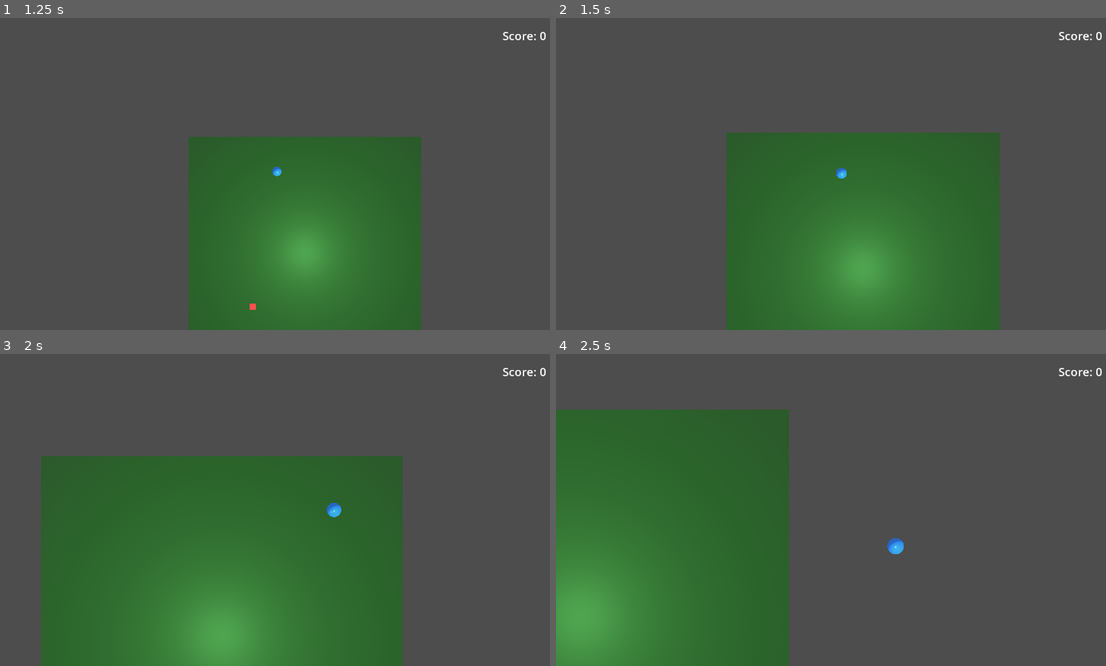
Above: before the commit, frames 1-4 (two rows, left to right).
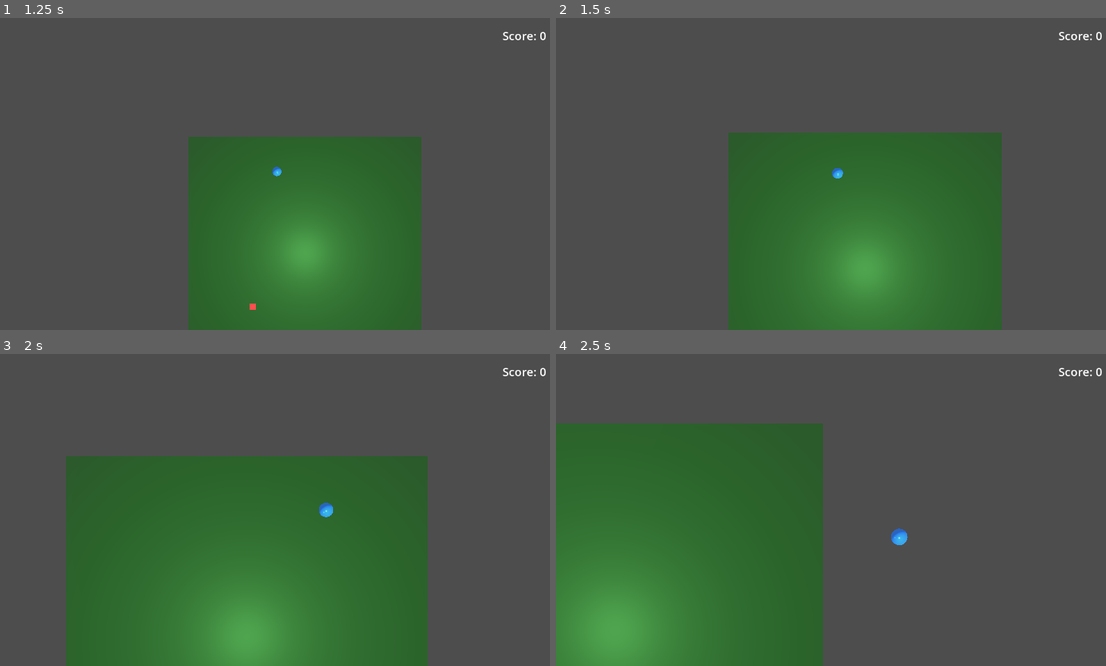
Above: after the commit, the same moments.

Repository: bluehexagons/snakeproject
Game: Godot game, scene res://scenes/main_menu.tscn
Same seed, same stepped clock (60 frames per second), same inputs: the game is played once before the commit and once after it.
Inputs:
- Up to frame 1 (1.25 s): click "New Game" at 0.5 s
- Up to frame 2 (1.5 s): hold D (move_right) from 1.28 s (still down)
- Up to frame 3 (2 s): keep holding D (move_right)
- Up to frame 4 (2.5 s): release D (move_right) at 2.03 s; hold S (move_down) from 2.03 s (still down)

Frame 1 is identical in both runs. In frame 2, 0.5% of the frame differs, in the area x 30-82%, y 36-100%; in frame 3, 6.3%; in frame 4, 7.0%, in the area x 0-64%, y 17-100%.

Commit message:
(w/AI) more momentum stuff

Diff:
--- a/scripts/player.gd
+++ b/scripts/player.gd
@@ -8,10 +8,12 @@
 const SEGMENT_SCENE = preload("res://scenes/segment.tscn")
 const LUNGE_FORCE = 0.2
 const SEGMENT_PUSHBACK = 0.1
+const VELOCITY_SMOOTHING = 0.15
 
 var facing_direction: Vector3 = Vector3.FORWARD
 var segments: Array[CharacterBody3D] = []
-var stored_momentum: Vector3 = Vector3.ZERO
+var target_velocity: Vector3 = Vector3.ZERO
+var smoothed_velocity: Vector3 = Vector3.ZERO
 
 @onready var head_mesh = $MeshInstance3D
 
@@ -22,43 +24,39 @@
 
 	if input_dir != Vector3.ZERO:
 		input_dir = input_dir.normalized()
-		# Apply acceleration based on input
-		velocity += input_dir * ACCELERATION * delta
+		 # Calculate target velocity
+		target_velocity += input_dir * ACCELERATION * delta
+		target_velocity = target_velocity.limit_length(MAX_SPEED)
+
+	# Apply drag to target velocity
+	var speed = target_velocity.length()
+	if speed > 0:
+		var drag_force = -target_velocity.normalized() * speed * speed * DRAG_COEFFICIENT * delta
+		target_velocity += drag_force
+
+		if target_velocity.length() < MIN_SPEED_THRESHOLD:
+			target_velocity = Vector3.ZERO
+
+	# Smooth velocity transition
+	smoothed_velocity = smoothed_velocity.lerp(target_velocity, VELOCITY_SMOOTHING)
+	velocity = smoothed_velocity
+
+	if velocity != Vector3.ZERO:
 		facing_direction = velocity.normalized()
-
-		# Clamp to max speed
-		if velocity.length() > MAX_SPEED:
-			velocity = velocity.normalized() * MAX_SPEED
-
-	# Apply drag force
-	var speed = velocity.length()
-	if speed > 0:
-		var drag_force = -velocity.normalized() * speed * speed * DRAG_COEFFICIENT * delta
-		velocity += drag_force
-
-		# Stop if moving very slowly
-		if velocity.length() < MIN_SPEED_THRESHOLD:
-			velocity = Vector3.ZERO
-
-	# Store momentum for visual effects
-	stored_momentum = velocity
 
 	move_and_slide()
 
-	# Update head rotation with momentum-based tilt
+	# Update head rotation
 	if velocity != Vector3.ZERO:
 		var speed_factor = clamp(velocity.length() / MAX_SPEED, 0.0, 1.0)
-		var momentum_tilt = -deg_to_rad(20.0 * speed_factor) # Tilt forward based on speed
-
 		var forward = velocity.normalized()
 		var right = forward.cross(Vector3.UP)
 		var up = right.cross(forward)
 
 		var target_basis = Basis(right, up, -forward)
-		var tilt = Transform3D(Basis.from_euler(Vector3(momentum_tilt, 0, 0)))
+		var tilt = Transform3D(Basis.from_euler(Vector3(deg_to_rad(-15 * speed_factor), 0, 0)))
 		target_basis = target_basis * tilt.basis
 
-		# Smoother rotation interpolation
 		head_mesh.basis = head_mesh.basis.slerp(target_basis, delta * ROTATION_SPEED)
 
 	# Food collection
--- a/scripts/segment.gd
+++ b/scripts/segment.gd
@@ -1,11 +1,12 @@
 extends CharacterBody3D
 
-const SPRING_STIFFNESS = 1000.0
-const SPRING_DAMPING = 1.1
-const TARGET_DISTANCE = 0.6
+const SPRING_STIFFNESS = 2500.0
+const SPRING_DAMPING = 4.01
+const TARGET_DISTANCE = 0.666
+const VELOCITY_SMOOTHING = 0.35
 
 var target: Node3D
-var velocity_smoothing: Vector3
+var smoothed_velocity: Vector3
 
 func _physics_process(delta):
 	if not target:
@@ -16,14 +17,16 @@
 
 	# Spring force calculation
 	var displacement = target_pos - global_position
-	var spring_force = displacement * SPRING_STIFFNESS
+	var spring_force = displacement * SPRING_STIFFNESS * delta
 
 	# Damping force to prevent oscillation
-	var damping_force = -velocity * SPRING_DAMPING
+	var damping_force = -velocity * SPRING_DAMPING * delta
 
-	# Apply forces
-	var acceleration = spring_force + damping_force
-	velocity = velocity.lerp(acceleration * delta, 0.5)
+	# Calculate target velocity
+	var target_velocity = spring_force + damping_force
 
-	# Move segment
+	# Smooth velocity transition
+	smoothed_velocity = smoothed_velocity.lerp(target_velocity, VELOCITY_SMOOTHING)
+	velocity = smoothed_velocity
+
 	move_and_slide()
